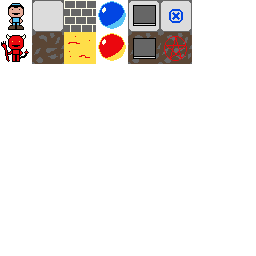
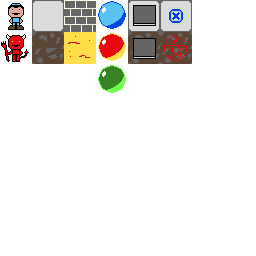
Layers edited between the first and the second 256px x 256px image:
painted on "Background" over (x1=98, y1=1, x2=126, y2=93)
